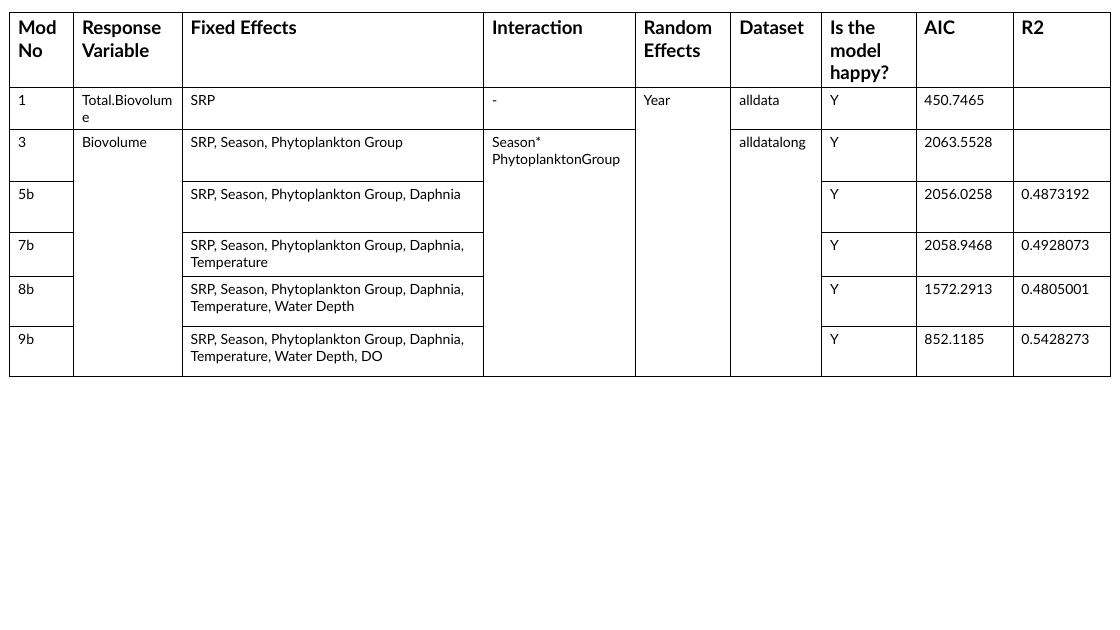
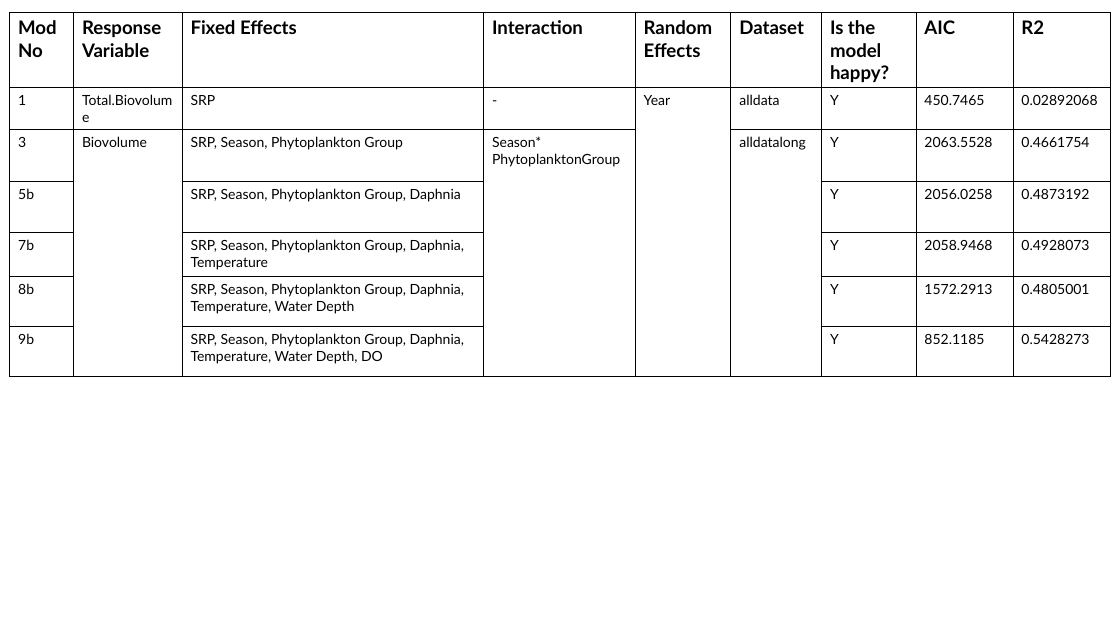
Before and after one commit to arielkoh02/dissertation-loch-leven, a slide deck: slide 12 of output/24.3.pptx (slide 6 before the commit). Drawn at 1120x630 pixels with LibreOffice and Linux fonts; fonts in the diff are those of the drawing. Boxes give left, top, right and bottom in pixels: in the first picture for what was removed or moved away, otherwise in the second. Text is boxed around its words. In the diff, an @@ line names an element or a change of style, - is before the commit and + after.

```diff
--- a/output/24.3.pptx
+++ b/output/24.3.pptx
@@ table at (x1=10, y1=13, x2=1109, y2=377) @@
-row 2, column 9: 
+row 2, column 9: 0.02892068
-row 3, column 9: 
+row 3, column 9: 0.4661754
```
Also in this commit, not shown: 2 other slides changed, 9 slides added, 3 other files.
